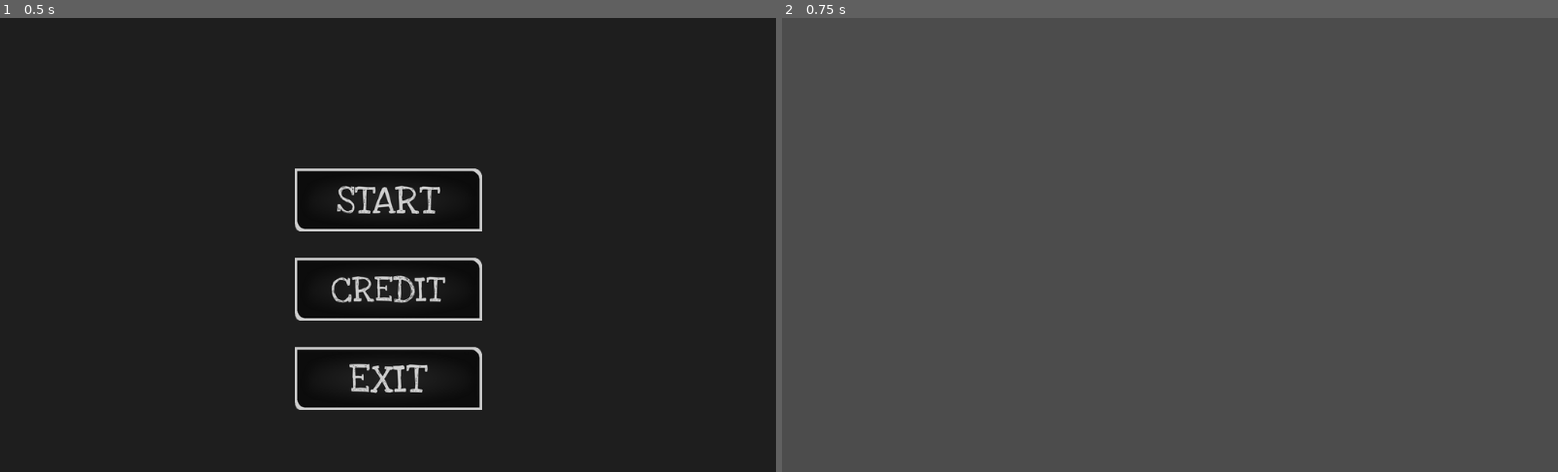
Above: before the commit, frames 1-2 (left to right).
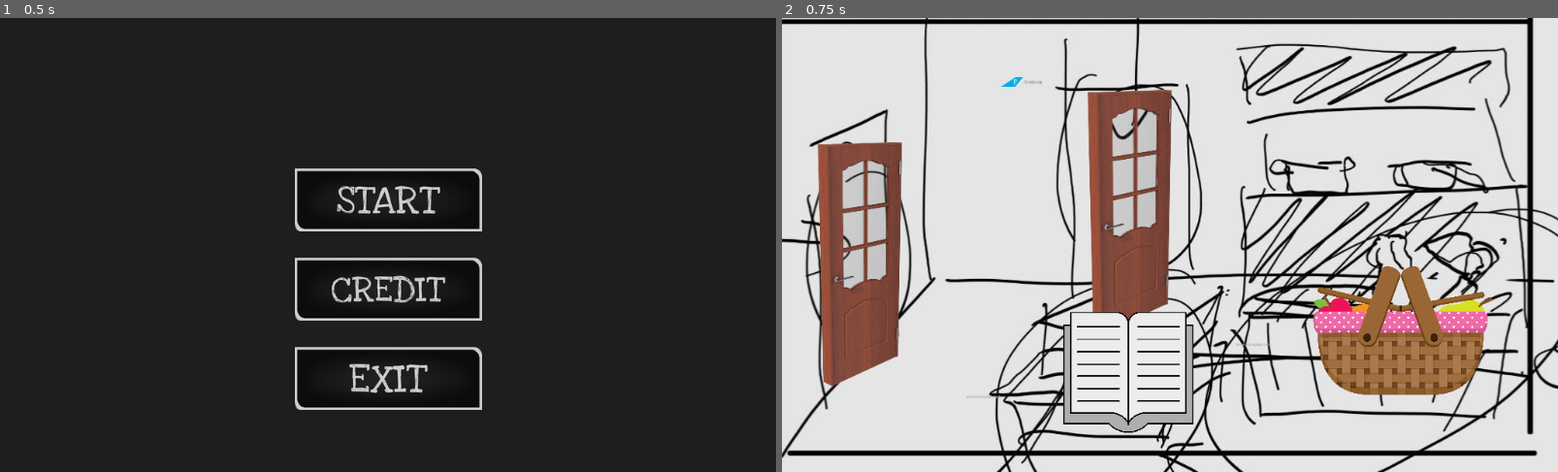
Above: after the commit, the same moments.

Repository: raimess11/GGJBandung23-Mandrake
Game: Godot game, scene res://ui/Menu.tscn
Two runs of this game, one before a commit and one after it. Both use one fixed random seed, a clock stepped at 60 frames per second and the inputs below. The project has no main scene, so this scene is started directly.
Inputs (mouse positions are in pixels of both pictures, inside the frame that each line leads up to):
- Up to frame 1 (0.5 s): no input
- Up to frame 2 (0.75 s): click (1170, 199) at 0.5 s

Frame 1 is identical in both runs. In frame 2, 98% of the frame differs, in the area x 0-100%, y 0-100%.

Commit message:
main-menu-fix

Diff:
--- a/Mandrake Store and Root Garden/ui/Credits.gd
+++ b/Mandrake Store and Root Garden/ui/Credits.gd
@@ -4,3 +4,7 @@
 
 func _ready():
 	hBox.add_constant_override("separation",75)
+
+
+func _on_Exit_pressed():
+	get_tree().change_scene("res://ui/Menu.tscn")
--- a/Mandrake Store and Root Garden/ui/Credits.tscn
+++ b/Mandrake Store and Root Garden/ui/Credits.tscn
@@ -1,7 +1,10 @@
-[gd_scene load_steps=6 format=2]
+[gd_scene load_steps=9 format=2]
 
 [ext_resource path="res://ui/Credits.gd" type="Script" id=1]
 [ext_resource path="res://ui/Enchanted Land DS D.otf" type="DynamicFontData" id=2]
+[ext_resource path="res://ui/main menu/rsz_exit.png" type="Texture" id=3]
+[ext_resource path="res://ui/main menu/rsz_picsart_22-10-23_07-31-13-516.png" type="Texture" id=4]
+[ext_resource path="res://ui/main menu/rsz_picsart_22-10-23_07-29-44-398.png" type="Texture" id=5]
 
 [sub_resource type="DynamicFont" id=1]
 size = 22
@@ -65,3 +68,18 @@
 Raimess11
 ARF"
 align = 1
+
+[node name="Exit" type="TextureButton" parent="."]
+anchor_left = 0.5
+anchor_top = 1.0
+anchor_right = 0.5
+anchor_bottom = 1.0
+margin_left = -123.5
+margin_top = -134.0
+margin_right = 123.5
+margin_bottom = -51.0
+texture_normal = ExtResource( 3 )
+texture_pressed = ExtResource( 4 )
+texture_hover = ExtResource( 5 )
+
+[connection signal="pressed" from="Exit" to="." method="_on_Exit_pressed"]
--- a/Mandrake Store and Root Garden/ui/Menu.gd
+++ b/Mandrake Store and Root Garden/ui/Menu.gd
@@ -16,7 +16,7 @@
 
 
 func _on_Start_pressed():
-	get_tree().change_scene("res://World.tscn")
+	get_tree().change_scene("res://ui/ruang utama/RuangUtama.tscn")
 
 
 func _on_Exit_pressed():
